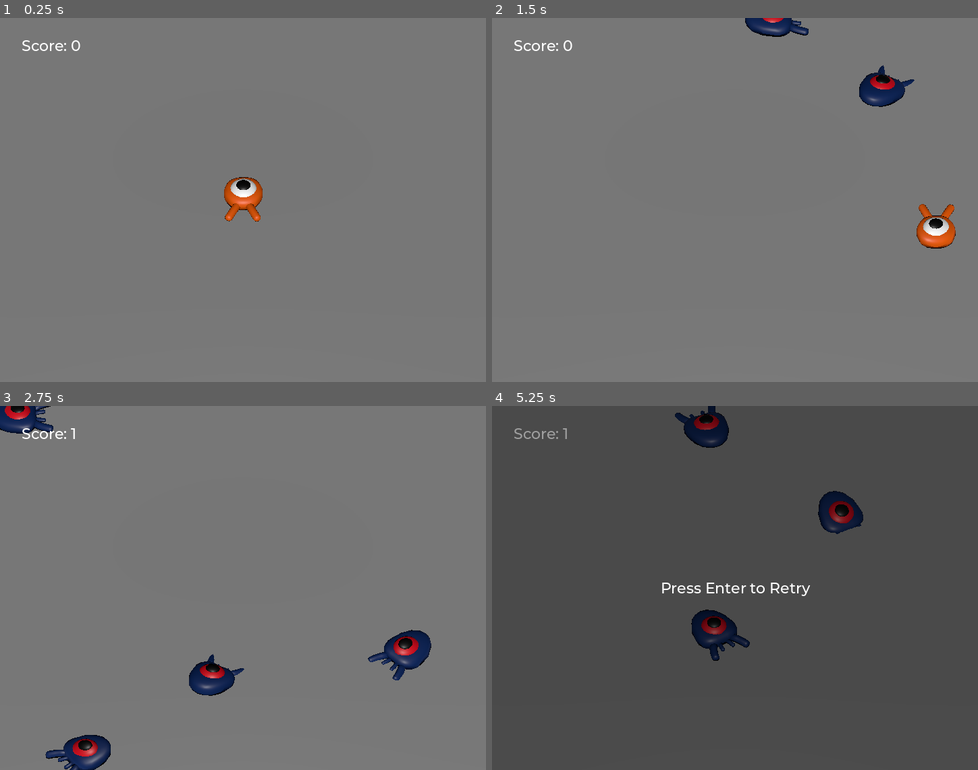
Above: before the commit, frames 1-4 (two rows, left to right).
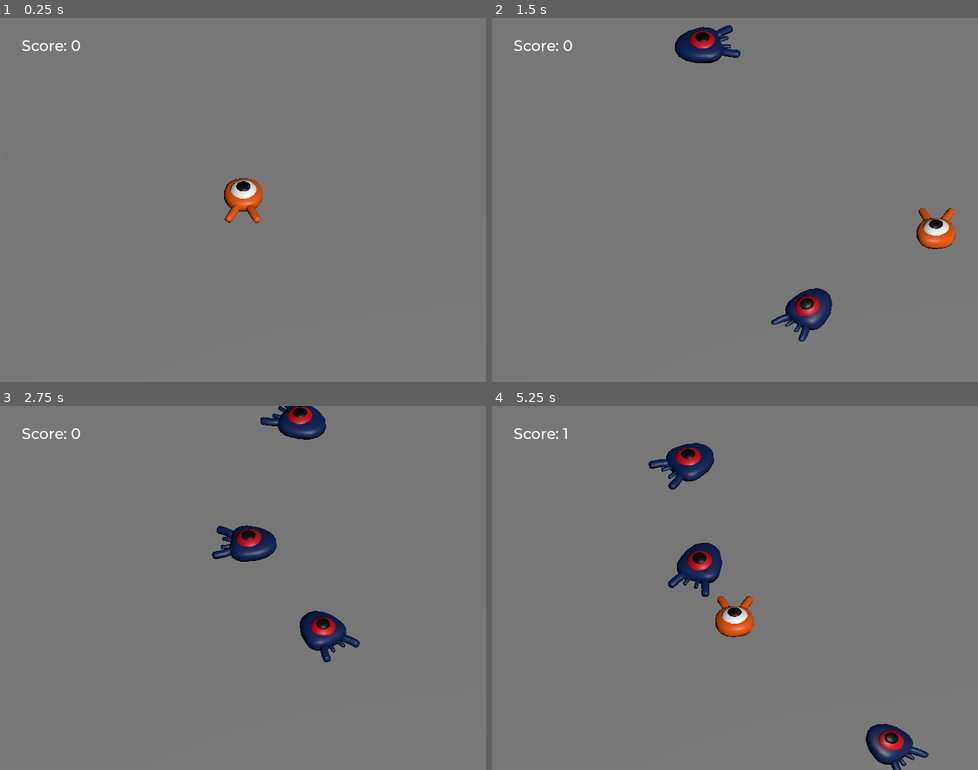
Above: after the commit, the same moments.

Repository: lasagnaphil/snugdc-godot-study
Game: Godot game, scene res://scenes/main.tscn
Two runs of this game, one before a commit and one after it. Both use one fixed random seed, a clock stepped at 60 frames per second and the inputs below.
Inputs:
- Up to frame 1 (0.25 s): no input
- Up to frame 2 (1.5 s): tap Enter (ui_accept) at 0.5 s; hold D (move_right) 0.53-1.28 s; tap Space (jump) at 0.77 s; hold S (move_back) from 1.28 s (still down)
- Up to frame 3 (2.75 s): tap Space (jump) at 1.52 s; release S (move_back) at 2.03 s; hold D (move_right) from 2.03 s (still down)
- Up to frame 4 (5.25 s): release D (move_right) at 2.78 s; hold W (move_forward) 2.78-3.53 s; tap Space (jump) at 3.02, 3.77, 4.52 s; hold A (move_left) 3.53-5.03 s; hold S (move_back) from 5.03 s (still down)

The runs differ from the first frame. In frame 1, 0.4% of the frame differs, in the area x 46-55%, y 43-57%; in frame 2, 3.5%; in frame 3, 5.9%; in frame 4, 100%, in the area x 0-100%, y 0-100%.

Commit message:
update

Diff:
--- a/proj3/scenes/main.tscn
+++ b/proj3/scenes/main.tscn
@@ -11,11 +11,6 @@
 
 [sub_resource type="BoxMesh" id="BoxMesh_i1ttv"]
 size = Vector3(60, 2, 60)
-
-[sub_resource type="CylinderMesh" id="CylinderMesh_xrstm"]
-
-[sub_resource type="StandardMaterial3D" id="StandardMaterial3D_5368k"]
-albedo_color = Color(1, 0, 1, 1)
 
 [sub_resource type="Curve3D" id="Curve3D_3xj7f"]
 _data = {
@@ -40,7 +35,7 @@
 mesh = SubResource("BoxMesh_i1ttv")
 
 [node name="DirectionalLight3D" type="DirectionalLight3D" parent="."]
-transform = Transform3D(1, 0, 0, 0, 0.769344, 0.638835, 0, -0.638835, 0.769344, 0, 14.8264, 20.1162)
+transform = Transform3D(0.90091, -0.277258, 0.333899, 0, 0.769344, 0.638835, -0.434005, -0.575533, 0.69311, 11.3714, 14.8264, 13.2805)
 shadow_enabled = true
 
 [node name="Player" parent="." instance=ExtResource("1_b3q83")]
@@ -53,34 +48,11 @@
 projection = 1
 size = 19.0
 
-[node name="Cylinders" type="Node3D" parent="."]
-visible = false
-
-[node name="MeshInstance" type="MeshInstance3D" parent="Cylinders"]
-transform = Transform3D(1, 0, 0, 0, 1, 0, 0, 0, 1, -12.7201, 0, -13.6594)
-mesh = SubResource("CylinderMesh_xrstm")
-surface_material_override/0 = SubResource("StandardMaterial3D_5368k")
-
-[node name="MeshInstance2" type="MeshInstance3D" parent="Cylinders"]
-transform = Transform3D(1, 0, 0, 0, 1, 0, 0, 0, 1, -12.6394, 0, 13.7745)
-mesh = SubResource("CylinderMesh_xrstm")
-surface_material_override/0 = SubResource("StandardMaterial3D_5368k")
-
-[node name="MeshInstance3" type="MeshInstance3D" parent="Cylinders"]
-transform = Transform3D(1, 0, 0, 0, 1, 0, 0, 0, 1, 12.72, 0, -13.6598)
-mesh = SubResource("CylinderMesh_xrstm")
-surface_material_override/0 = SubResource("StandardMaterial3D_5368k")
-
-[node name="MeshInstance4" type="MeshInstance3D" parent="Cylinders"]
-transform = Transform3D(1, 0, 0, 0, 1, 0, 0, 0, 1, 12.639, 0, 13.774)
-mesh = SubResource("CylinderMesh_xrstm")
-surface_material_override/0 = SubResource("StandardMaterial3D_5368k")
-
 [node name="SpawnPath" type="Path3D" parent="."]
 curve = SubResource("Curve3D_3xj7f")
 
 [node name="SpawnLocation" type="PathFollow3D" parent="SpawnPath"]
-transform = Transform3D(0.999997, 0, -0.00255749, 0, 1, 0, 0.00255749, 0, 0.999997, 12.6891, 0, -13.6407)
+transform = Transform3D(0.999997, 0, -0.00255659, 0, 1, 0, 0.00255659, 0, 0.999997, 12.6891, 0, -13.6407)
 
 [node name="MobTimer" type="Timer" parent="."]
 wait_time = 0.5
--- a/proj3/scenes/mob.tscn
+++ b/proj3/scenes/mob.tscn
@@ -13,6 +13,7 @@
 script = ExtResource("1_r3abj")
 
 [node name="Pivot" type="Node3D" parent="."]
+transform = Transform3D(1, 0, 0, 0, 1, -7.45058e-09, 0, 7.45058e-09, 1, 0, 0.1, 0)
 
 [node name="Character" parent="Pivot" instance=ExtResource("1_mrdpb")]
 
--- a/proj3/scenes/player.tscn
+++ b/proj3/scenes/player.tscn
@@ -8,7 +8,7 @@
 radius = 1.05477
 
 [sub_resource type="CylinderShape3D" id="CylinderShape3D_0nal7"]
-height = 0.499981
+height = 0.3
 radius = 1.08241
 
 [node name="Player" type="CharacterBody3D"]
@@ -17,12 +17,12 @@
 script = ExtResource("1_4urt1")
 
 [node name="Pivot" type="Node3D" parent="."]
+transform = Transform3D(1, 0, 0, 0, 1, -7.45058e-09, 0, 7.45058e-09, 1, 0, -0.1, 0)
 
 [node name="Character" parent="Pivot" instance=ExtResource("1_fjojp")]
 
 [node name="CollisionShape3D" type="CollisionShape3D" parent="."]
 transform = Transform3D(1, 0, 0, 0, 1, 0, 0, 0, 1, 0, 0.0360675, 0)
-visible = false
 shape = SubResource("CylinderShape3D_4ulf3")
 
 [node name="MobDetector" type="Area3D" parent="."]
@@ -31,7 +31,7 @@
 monitorable = false
 
 [node name="CollisionShape3D" type="CollisionShape3D" parent="MobDetector"]
-transform = Transform3D(1, 0, 0, 0, 1, 0, 0, 0, 1, -0.00012207, 0.470442, 1.52588e-05)
+transform = Transform3D(1, 0, 0, 0, 1, 0, 0, 0, 1, -0.00012207, 0.370442, 1.52588e-05)
 shape = SubResource("CylinderShape3D_0nal7")
 
 [connection signal="body_entered" from="MobDetector" to="." method="_on_mob_detector_body_entered"]
--- a/proj3/scripts/main.gd
+++ b/proj3/scripts/main.gd
@@ -1,6 +1,8 @@
 extends Node
 
 @export var mob_scene: PackedScene
+@onready var camera = $CameraPivot/Camera3D
+@onready var screen_size = get_viewport().size
 
 func _ready():
 	$UserInterface/Retry.hide()
@@ -8,10 +10,36 @@
 func _on_mob_timer_timeout():
 	var mob = mob_scene.instantiate()
 
-	var mob_spawn_location = $SpawnPath/SpawnLocation
-	mob_spawn_location.progress_ratio = randf()
+	var screen_positions = [
+		Vector2(0, 0),
+		Vector2(0, screen_size.y),
+		Vector2(screen_size.x, screen_size.y),
+		Vector2(screen_size.x, 0)
+	]
 
-	mob.initialize(mob_spawn_location.position, $Player.position)
+	var plane_positions = []
+	for screen_pos in screen_positions:
+		var origin = camera.project_ray_origin(screen_pos)
+		var dir = camera.project_ray_normal(screen_pos)
+		var col_pos = origin - origin.y / dir.y * dir
+		plane_positions.push_back(col_pos)
+
+	var spawn_pos = Vector3.ZERO
+	var t = randf()
+	if t < 0.25:
+		t = randf()
+		spawn_pos = (1 - t) * plane_positions[0] + t * plane_positions[1]
+	elif t < 0.5:
+		t = randf()
+		spawn_pos = (1 - t) * plane_positions[1] + t * plane_positions[2]
+	elif t < 0.75:
+		t = randf()
+		spawn_pos = (1 - t) * plane_positions[2] + t * plane_positions[3]
+	else:
+		t = randf()
+		spawn_pos = (1 - t) * plane_positions[3] + t * plane_positions[0]
+
+	mob.initialize(spawn_pos, $Player.position)
 
 	add_child(mob)
 
--- a/proj3/scripts/player.gd
+++ b/proj3/scripts/player.gd
@@ -42,7 +42,7 @@
 		var collision = get_slide_collision(index)
 		var collider = collision.get_collider()
 
-		if not collider:
+		if collider == null:
 			continue
 
 		if collider.is_in_group("mob"):
Not shown: 1 places in proj3/scenes/main.tscn that only renumber resources
